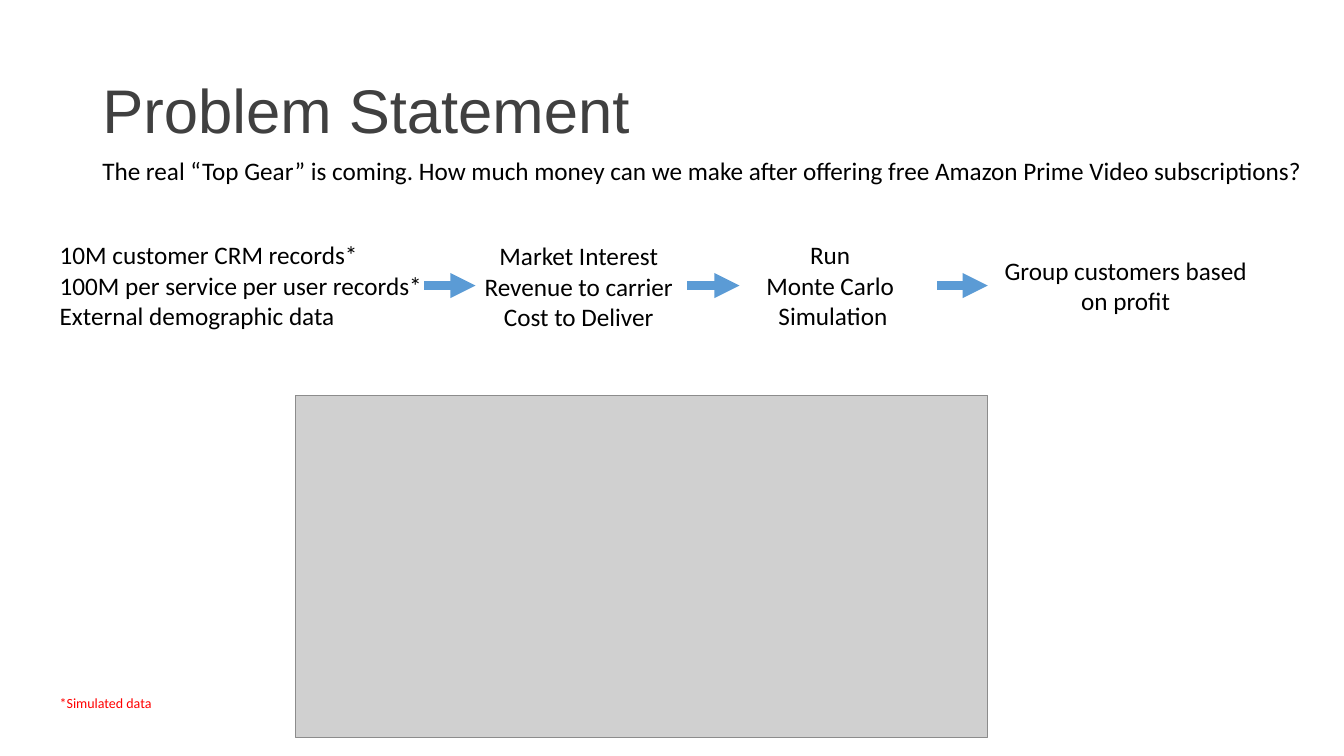
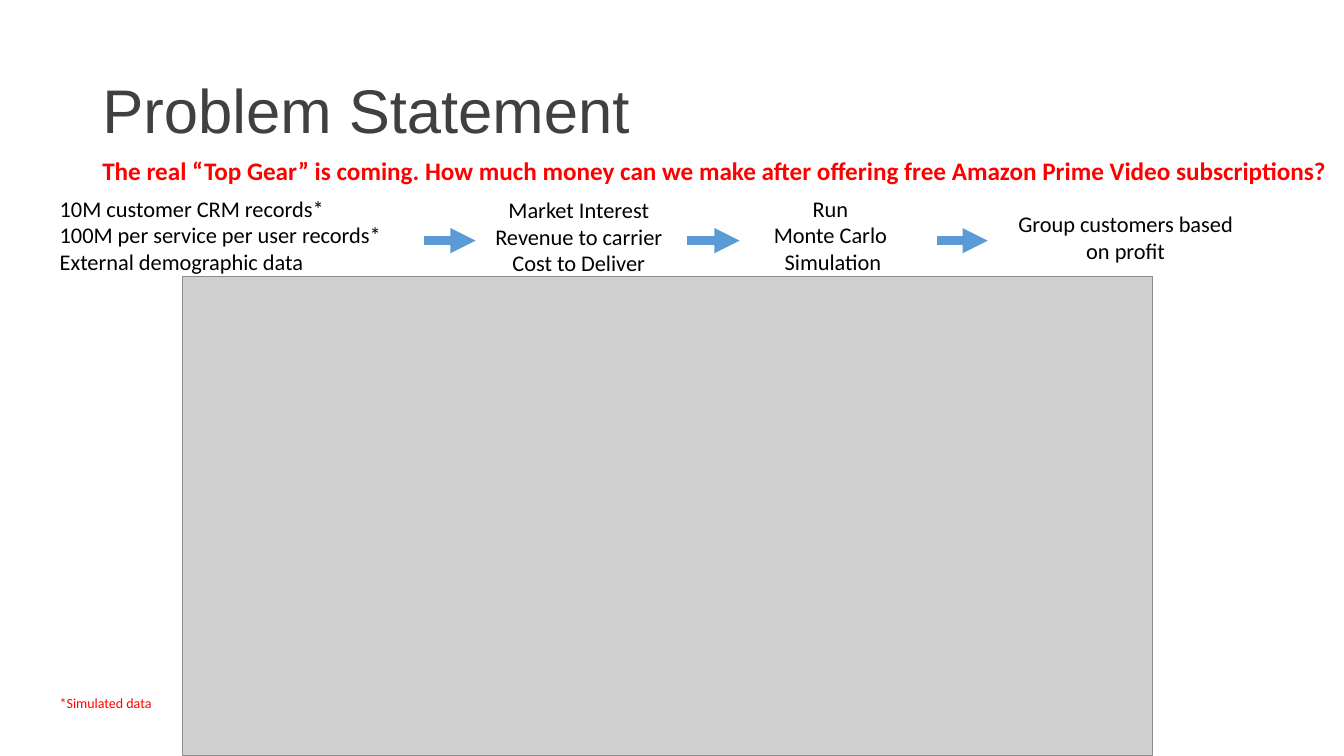
Before and after one commit to cdemircioglu/ORTest, a slide deck: slide 2 of OPRC London UCV Demo.pptx. Drawn at 1344x756 pixels with LibreOffice and Linux fonts; fonts in the diff are those of the drawing; grey boxes stand for pictures; background and template pictures are left out. Boxes give left, top, right and bottom in pixels: in the first picture for what was removed or moved away, otherwise in the second. Text is boxed around its words. In the diff, an @@ line names an element or a change of style, - is before the commit and + after.

```diff
--- a/OPRC London UCV Demo.pptx
+++ b/OPRC London UCV Demo.pptx
@@ text "The real “Top Gear” is ..." at [102, 161, 1326, 185]: text colour #000000 to #FF0000, bold on @@
@@ text "10M customer CRM records*": place and size @@
-text "10M customer CRM records*" at [60, 246, 422, 330]
+text "10M customer CRM records*" at [60, 201, 381, 277]
@@ text "Market Interest": place and size @@
-text "Market Interest" at [485, 247, 673, 327]
+text "Market Interest" at [495, 202, 663, 278]
@@ size 18 to 16 pt in 4 elements at [1018, 216, 1233, 263], [60, 201, 381, 277], [495, 202, 663, 278], [774, 202, 887, 277] @@
@@ text "Run": place and size @@
-text "Run" at [766, 247, 893, 325]
+text "Run" at [774, 202, 887, 277]
@@ text "Group customers based": place and size @@
-text "Group customers based" at [1005, 262, 1247, 314]
+text "Group customers based" at [1018, 216, 1233, 263]
@@ 3 arrows: place and size @@
-3 arrows at [424, 285, 988, 285]
+3 arrows at [424, 241, 988, 241]
@@ picture: place and size @@
-picture at [295, 395, 988, 737]
+picture at [182, 276, 1153, 756]
```
Also in this commit, not shown: 3 other files.
